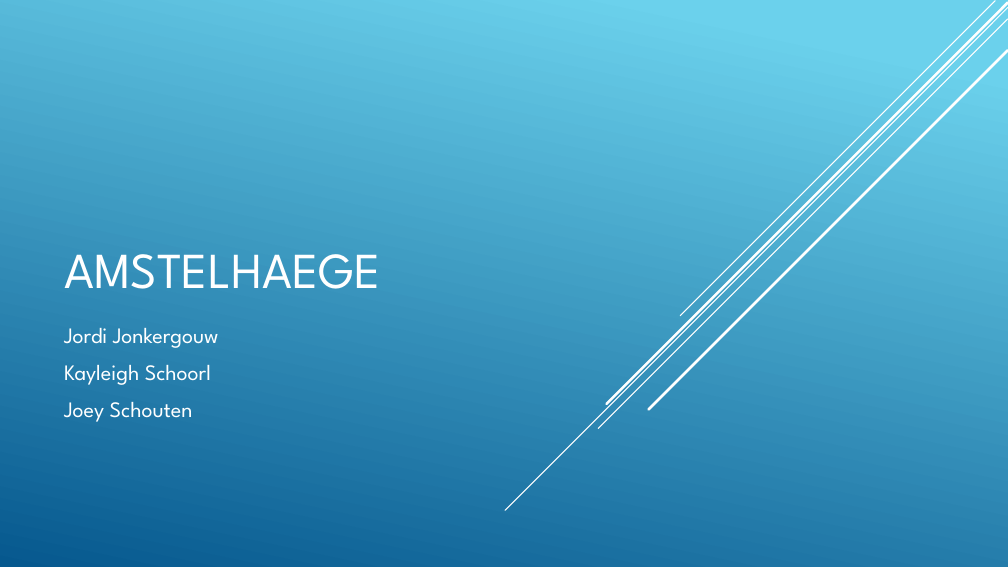
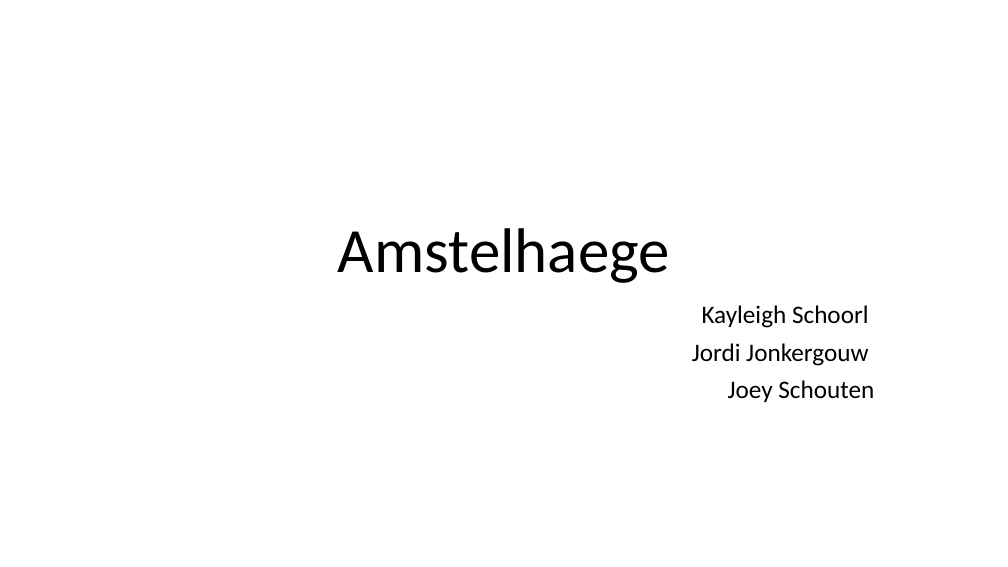
Before and after one commit to JoeySchouten/Heuristieken, a slide deck: slide 1 of documentatie/Amstelhaege.pptx. Drawn at 1008x567 pixels with LibreOffice and Linux fonts; fonts in the diff are those of the drawing; background and template pictures are left out. Boxes give left, top, right and bottom in pixels: in the first picture for what was removed or moved away, otherwise in the second. Text is boxed around its words. In the diff, an @@ line names an element or a change of style, - is before the commit and + after.

```diff
--- a/documentatie/Amstelhaege.pptx
+++ b/documentatie/Amstelhaege.pptx
@@ background gradient #6ED2EB to #06588E to picture (left out) @@
@@ line removed from (1008, 8) to (505, 510) @@
@@ line removed from (1008, 19) to (598, 429) @@
@@ line removed from (1008, 3) to (606, 404) @@
@@ line removed from (995, 1) to (681, 316) @@
@@ line removed from (1008, 51) to (649, 410) @@
@@ title at [338, 228, 670, 283]: text changed; size 48 to 60 pt; font League Spartan to Calibri; text colour #FFFFFF to #000000 @@
-AMSTELHAEGE
+Amstelhaege
@@ subtitle "Kayleigh Schoorl": place and size @@
-subtitle "Kayleigh Schoorl" at [64, 328, 219, 422]
+subtitle "Kayleigh Schoorl" at [692, 305, 874, 402]
@@ subtitle at [702, 305, 869, 328]: paragraph added @@
+Kayleigh Schoorl
@@ subtitle at [692, 343, 874, 402]: size 21 to 24 pt, font League Spartan to Calibri, text colour #FFFFFF to #000000 in "Jordi Jonkergouw", "Joey Schouten"; alignment left to right; line spacing 1 to 0.9 @@
@@ subtitle at [64, 365, 211, 385]: paragraph removed @@
-Kayleigh Schoorl
```
Also in this commit, not shown: 1 other slide changed, 12 slides added, 15 slides removed.
